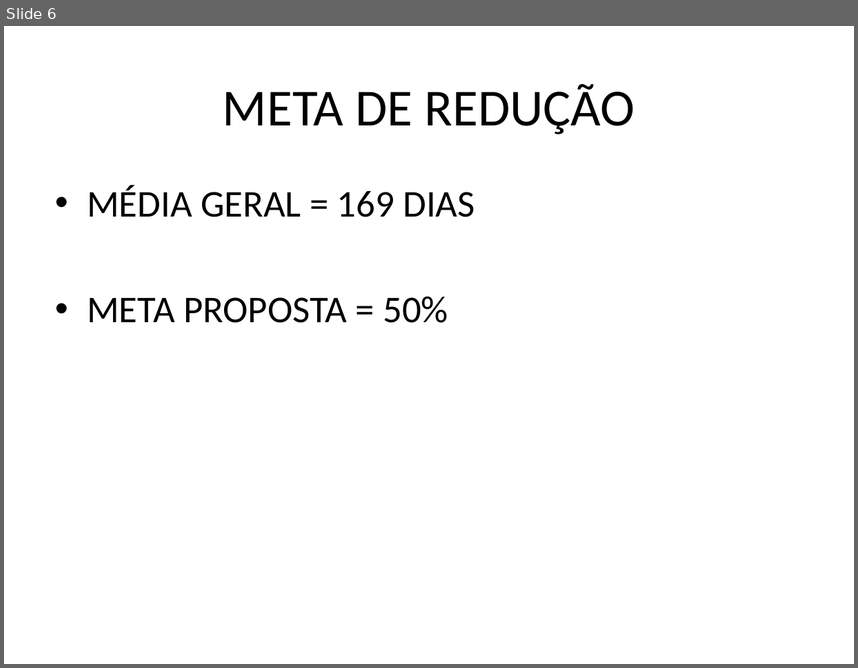
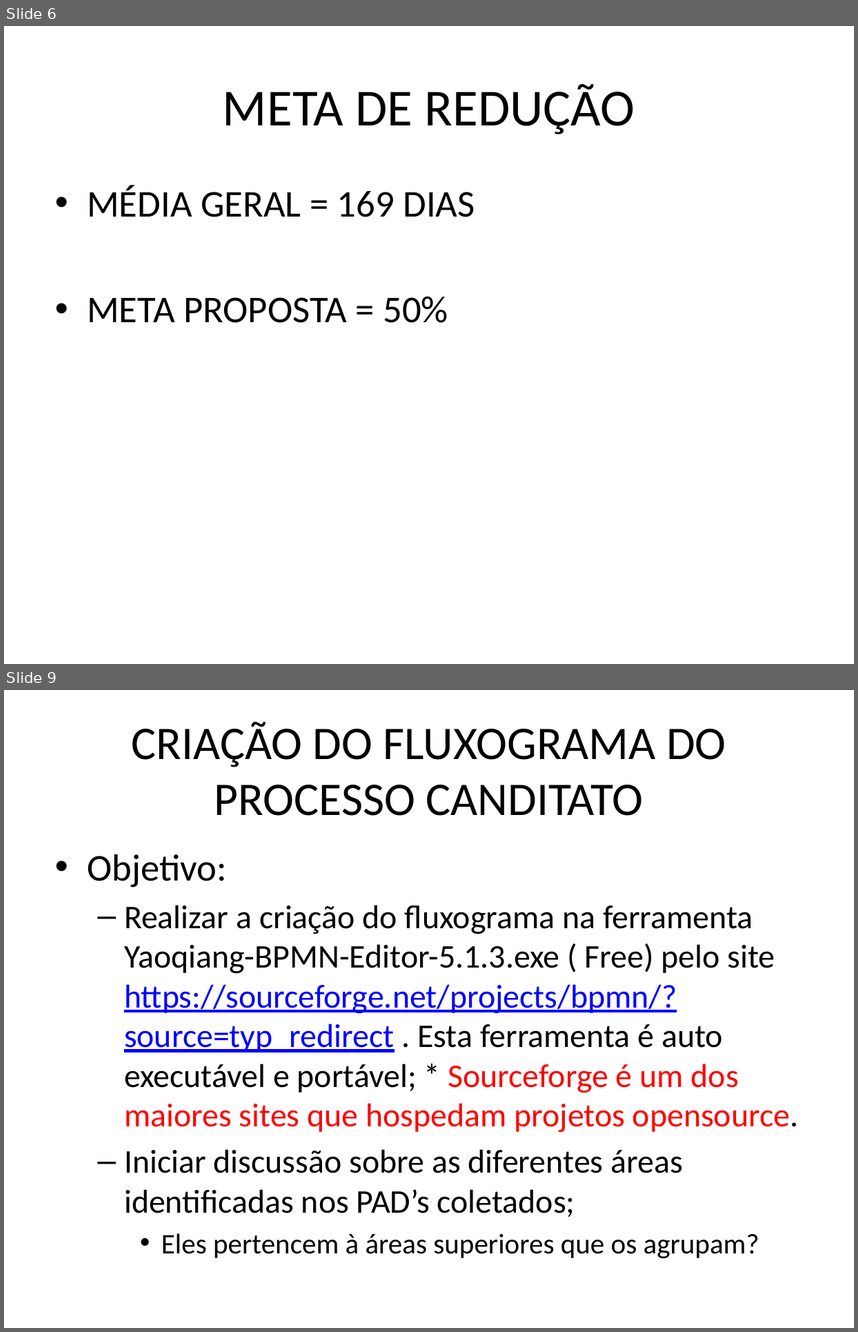
Before and after one commit to ruhansanabria/Puc_Lean2016, a slide deck: Apresentações - ATAS de Reunião/TRE – Projeto PUC PR_16122016.pptx. Shown one above the other, each under a label of ours: slide 6 before the commit, slides 6 and 9 after it; the slides between them are not shown. The pictures are 858x668 and 858x1332 pixels, drawn with LibreOffice and Linux fonts; fonts in the diff are those of the drawing. Boxes give left, top, right and bottom in pixels: in the first picture for what was removed or moved away, otherwise in the second. Text is boxed around its words. In the diff, an @@ line names an element or a change of style, - is before the commit and + after.

Commit message:
Finalizado fluxograma Atualizado linhas dos graficos estratificados por área, arquivo de dispensa

```diff
--- a/Apresentações - ATAS de Reunião/TRE – Projeto PUC PR_16122016.pptx
+++ b/Apresentações - ATAS de Reunião/TRE – Projeto PUC PR_16122016.pptx
@@ slide 9 added at box(4, 690, 854, 1328), background #FFFFFF @@
@@ title added at box(132, 722, 726, 816), 39.6 pt, text #000000 @@
+CRIAÇÃO DO FLUXOGRAMA DO PROCESSO CANDITATO
@@ text added at box(87, 854, 798, 1258), 28 pt, text #000000 @@
+• Objetivo:
+  – Realizar a criação do fluxograma na ferramenta Yaoqiang-BPMN-Editor-5.1.3.exe ( Free) pelo site https://sourceforge.net/projects/bpmn/?source=typ_redirect . Esta ferramenta é auto executável e portável; * Sourceforge é um dos maiores sites que hospedam projetos opensource.
+  – Iniciar discussão sobre as diferentes áreas identificadas nos PAD’s coletados;
+    • Eles pertencem à áreas superiores que os agrupam?
```
Also in this commit, not shown: 2 slides changed, 3 other slides added, 4 other files.
